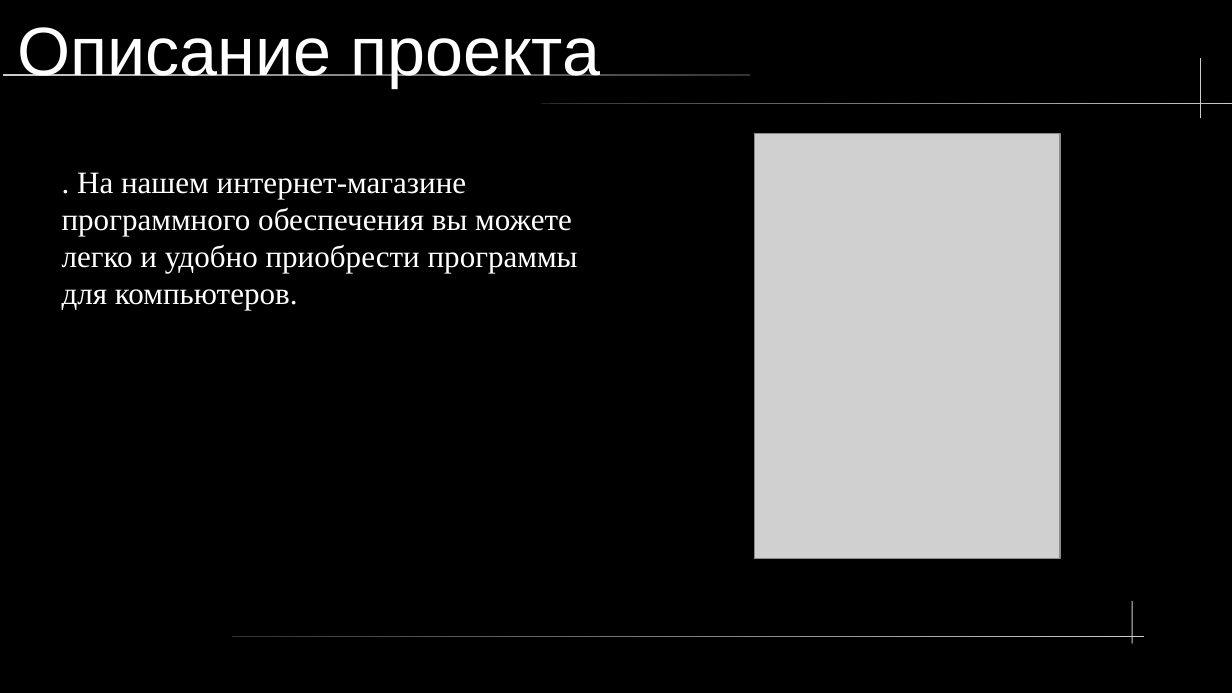
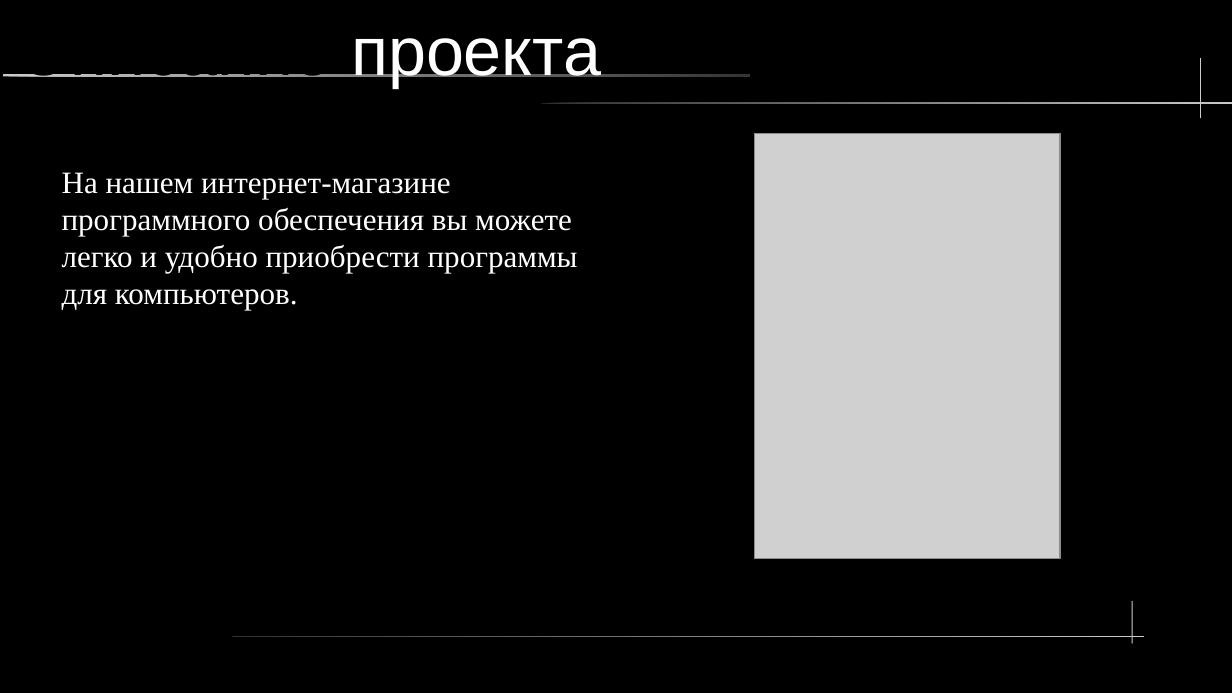
Before and after one commit to KrutyashBB/ProgramStore, a slide deck: slide 2 of info/PS_presentation.odp. Drawn at 1232x693 pixels with LibreOffice and Linux fonts; fonts in the diff are those of the drawing; grey boxes stand for pictures. Boxes give left, top, right and bottom in pixels: in the first picture for what was removed or moved away, otherwise in the second. Text is boxed around its words. In the diff, an @@ line names an element or a change of style, - is before the commit and + after.

```diff
--- a/info/PS_presentation.odp
+++ b/info/PS_presentation.odp
@@ title "Описание проекта" at bbox=[18, 38, 601, 88]: text colour #FFFFFF to #000000 in "Описание" @@
@@ rounded rectangle removed at bbox=[2, 74, 750, 76] @@
@@ freeform shape added at bbox=[2, 74, 750, 76], fill gradient #CCCCCC to #333333 @@
@@ text at bbox=[62, 172, 578, 310]: text changed @@
-. На нашем интернет-магазине программного обеспечения вы можете легко и удобно приобрести программы для компьютеров.
+На нашем интернет-магазине программного обеспечения вы можете легко и удобно приобрести программы для компьютеров.
```
Also in this commit, not shown: 11 other slides changed, 7 slides added, 3 slides removed, 3 other files.
